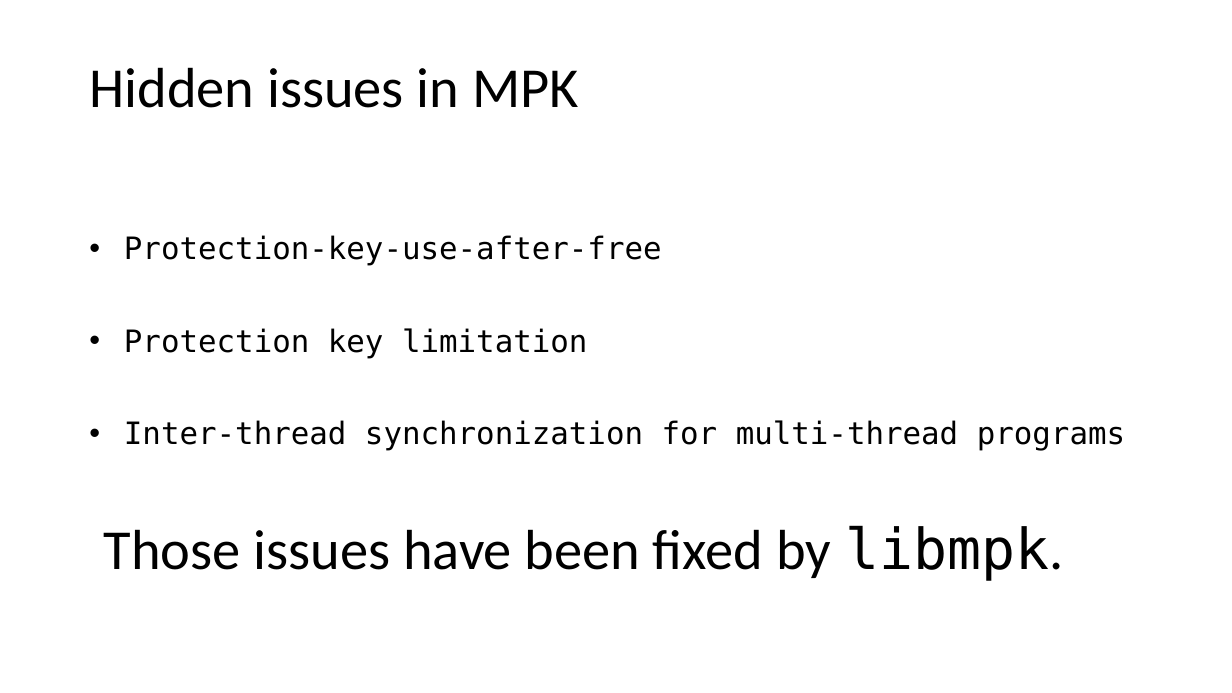
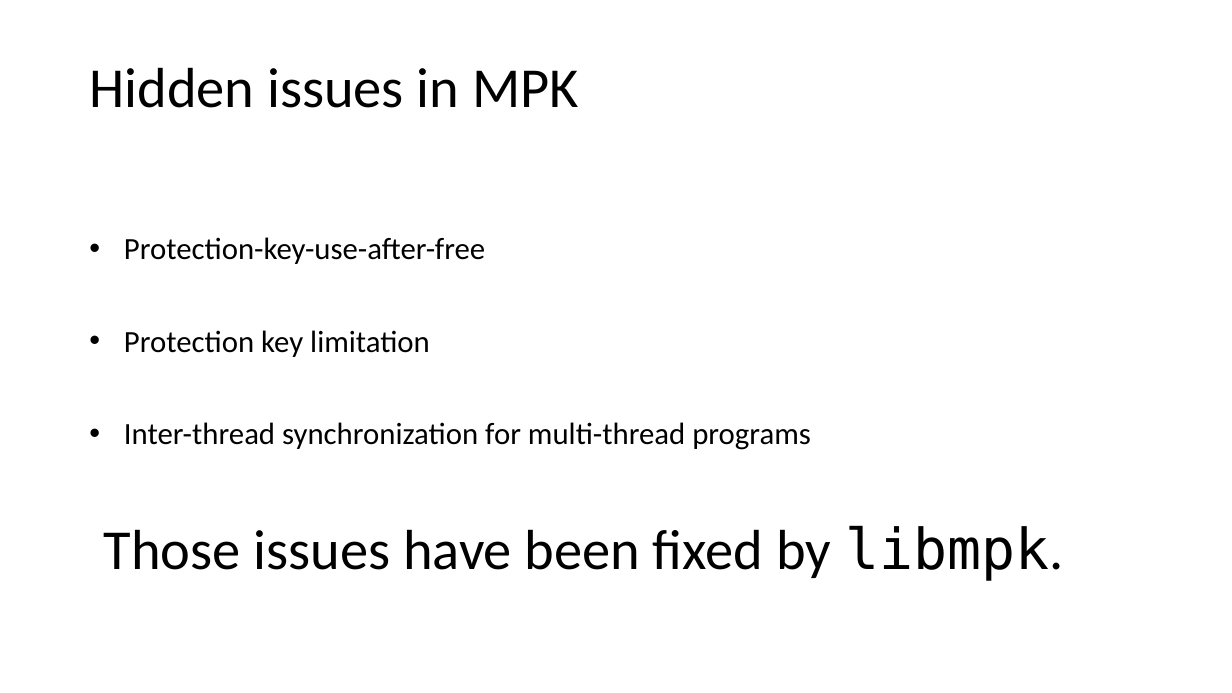
Before and after one commit to LiGaOg/libpmp, a slide deck: slide 6 of proposal.pptx. Drawn at 1232x693 pixels with LibreOffice and Linux fonts; fonts in the diff are those of the drawing. Boxes give left, top, right and bottom in pixels: in the first picture for what was removed or moved away, otherwise in the second. Text is boxed around its words. In the diff, an @@ line names an element or a change of style, - is before the commit and + after.

```diff
--- a/proposal.pptx
+++ b/proposal.pptx
@@ text "Protection-key-use-after-free" at box(124, 237, 811, 450): font DejaVu Sans Mono to Calibri @@
```
Also in this commit, not shown: 21 other slides changed, 1 slide added.
